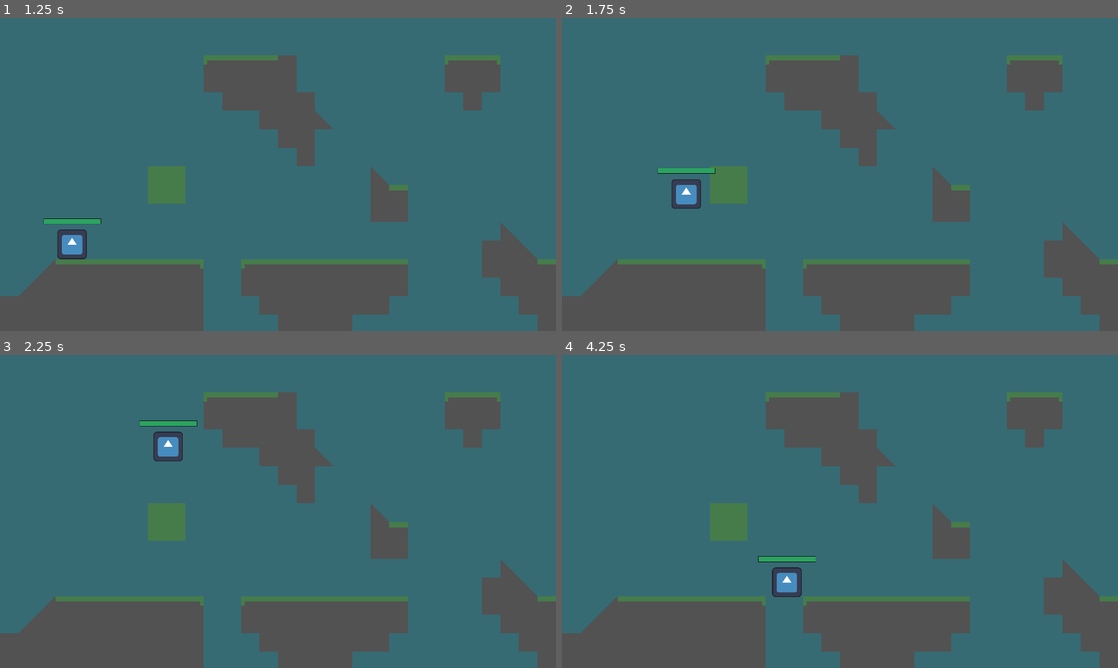
Above: before the commit, frames 1-4 (two rows, left to right).
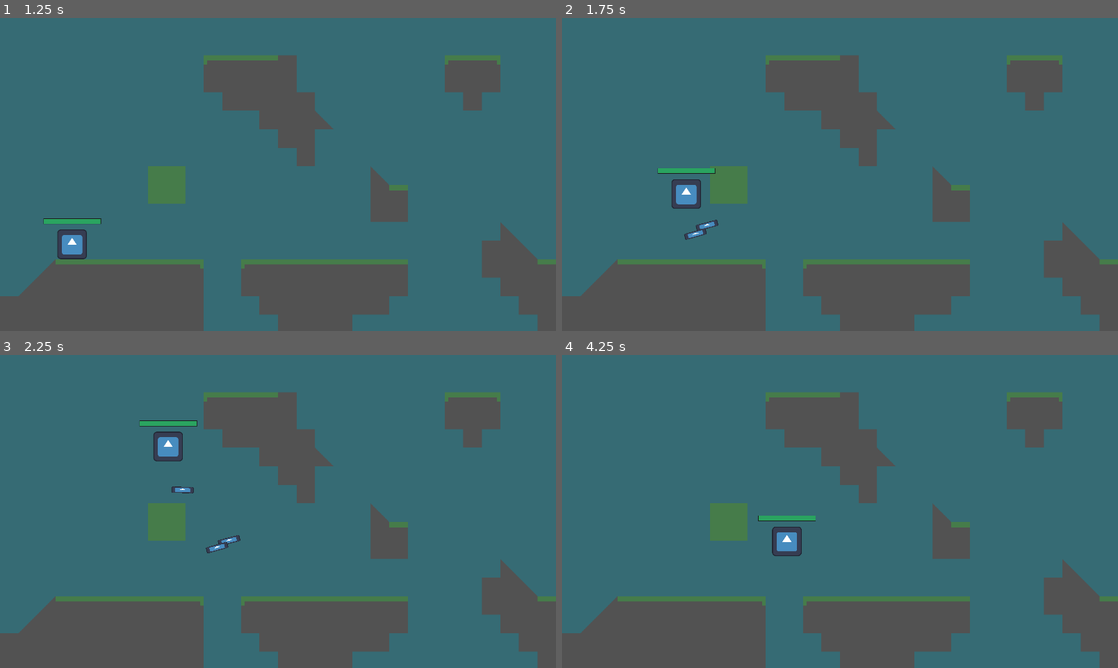
Above: after the commit, the same moments.

Repository: RealityGalaxy/Varis
Game: Godot game, scene res://scenes/menus/main_menu.tscn
The game is run twice, just before and just after one commit, with the same random seed, the same clock (stepped at 60 frames per second) and the same inputs. Before the commit the project starts from res://scenes/main_menu.tscn. The engine's default icon, where the game draws it, is replaced by a stand-in: a white triangle on a blue panel in a dark square.
Inputs (mouse positions are in pixels of both pictures, inside the frame that each line leads up to):
- Up to frame 1 (1.25 s): click "SINGLEPLAYER" at 0.5 s
- Up to frame 2 (1.75 s): tap Enter at 1.25 s; move the mouse to (962, 158) at 1.27 s; press the mouse at (962, 158) at 1.28 s; hold Right (right) from 1.28 s (still down); tap Up (up) at 1.52 s; right-click (962, 158) at 1.55 s
- Up to frame 3 (2.25 s): keep holding Right (right); tap Up (up) at 1.82 s; move the mouse to (166, 527) at 2.02 s; release the mouse at (166, 527) at 2.03 s; right-click (166, 527) at 2.1 s
- Up to frame 4 (4.25 s): tap Up (up) at 2.27, 2.57, 3.77, 4.07 s; tap Q (spell3, bound only after the commit) at 2.3 s; move the mouse to (895, 442) at 2.77 s; release Right (right) at 2.78 s; hold Left (left) 2.78-3.53 s; hold Q (spell3, bound only after the commit) 2.78-3.53 s; tap E (spell4, bound only after the commit) at 3.05, 3.6 s; move the mouse to (812, 574) at 3.52 s; hold Right (right) from 3.53 s (still down); tap R (spell5, bound only after the commit) at 3.8 s

Frame 1 is identical in both runs. In frame 2, 0.2% of the frame differs, in the area x 22-29%, y 64-71%; in frame 3, 0.2%; in frame 4, 1.4%, in the area x 35-46%, y 51-78%.

Commit message:
spell system #1

Diff:
--- a/Varis/project.godot
+++ b/Varis/project.godot
@@ -11,9 +11,14 @@
 [application]
 
 config/name="Varis"
-run/main_scene="res://scenes/main_menu.tscn"
+run/main_scene="res://scenes/menus/main_menu.tscn"
 config/features=PackedStringArray("4.2", "Mobile")
 config/icon="res://icon.svg"
+
+[autoload]
+
+StatManager="*res://scenes/character/StatManager.gd"
+SpellData="*res://scenes/projectiles/SpellData.gd"
 
 [display]
 
@@ -28,6 +33,7 @@
 "deadzone": 0.5,
 "events": [Object(InputEventKey,"resource_local_to_scene":false,"resource_name":"","device":-1,"window_id":0,"alt_press …(194 unchanged characters)…
 , Object(InputEventKey,"resource_local_to_scene":false,"resource_name":"","device":-1,"window_id":0,"alt_pressed":false,"shift_pressed":false,"ctrl_pressed":false,"meta_pressed":false,"pressed":false,"keycode":0,"physical_keycode":87,"key_label":0,"unicode":119,"echo":false,"script":null)
+, Object(InputEventKey,"resource_local_to_scene":false,"resource_name":"","device":-1,"window_id":0,"alt_pressed":false,"shift_pressed":false,"ctrl_pressed":false,"meta_pressed":false,"pressed":false,"keycode":0,"physical_keycode":32,"key_label":0,"unicode":32,"echo":false,"script":null)
 ]
 }
 down={
@@ -53,6 +59,31 @@
 "events": [Object(InputEventKey,"resource_local_to_scene":false,"resource_name":"","device":0,"window_id":0,"alt_presse …(181 unchanged characters)…
 ]
 }
+spell1={
+"deadzone": 0.5,
+"events": [Object(InputEventMouseButton,"resource_local_to_scene":false,"resource_name":"","device":-1,"window_id":0,"alt_pressed":false,"shift_pressed":false,"ctrl_pressed":false,"meta_pressed":false,"button_mask":1,"position":Vector2(432, 17),"global_position":Vector2(436, 58),"factor":1.0,"button_index":1,"canceled":false,"pressed":true,"double_click":false,"script":null)
+]
+}
+spell2={
+"deadzone": 0.5,
+"events": [Object(InputEventMouseButton,"resource_local_to_scene":false,"resource_name":"","device":-1,"window_id":0,"alt_pressed":false,"shift_pressed":false,"ctrl_pressed":false,"meta_pressed":false,"button_mask":2,"position":Vector2(235, 7),"global_position":Vector2(239, 48),"factor":1.0,"button_index":2,"canceled":false,"pressed":true,"double_click":false,"script":null)
+]
+}
+spell3={
+"deadzone": 0.5,
+"events": [Object(InputEventKey,"resource_local_to_scene":false,"resource_name":"","device":-1,"window_id":0,"alt_pressed":false,"shift_pressed":false,"ctrl_pressed":false,"meta_pressed":false,"pressed":false,"keycode":0,"physical_keycode":81,"key_label":0,"unicode":113,"echo":false,"script":null)
+]
+}
+spell4={
+"deadzone": 0.5,
+"events": [Object(InputEventKey,"resource_local_to_scene":false,"resource_name":"","device":-1,"window_id":0,"alt_pressed":false,"shift_pressed":false,"ctrl_pressed":false,"meta_pressed":false,"pressed":false,"keycode":0,"physical_keycode":69,"key_label":0,"unicode":101,"echo":false,"script":null)
+]
+}
+spell5={
+"deadzone": 0.5,
+"events": [Object(InputEventKey,"resource_local_to_scene":false,"resource_name":"","device":-1,"window_id":0,"alt_pressed":false,"shift_pressed":false,"ctrl_pressed":false,"meta_pressed":false,"pressed":false,"keycode":0,"physical_keycode":82,"key_label":0,"unicode":114,"echo":false,"script":null)
+]
+}
 
 [rendering]
 
--- /dev/null
+++ b/Varis/scenes/character/Character.gd
@@ -0,0 +1,120 @@
+extends CharacterBody2D
+
+class_name PlayerChar
+
+signal use_spell(spell: String, player: int, position: Vector2, mouse_position: Vector2)
+
+signal health_changed(new_health)
+signal max_health_changed(new_max_health)
+
+@export var player_num: int = 1
+var speed: int = 400
+var jump_speed: int = -1000
+var double_jump_speed: int = -700
+var jumps_left: int = 2
+var gravity = 2000
+var vel: Vector2 = Vector2.ZERO
+@onready var healthbar = $Healthbar
+
+func _ready():
+	var stats = StatManager.get_player_stats(player_num)
+	healthbar._init_healthbar(stats.current_health, stats.max_health)
+
+
+func get_input():
+	var spells = StatManager.get_player_stats(player_num).spells
+	vel.x = 0
+	if Input.is_action_pressed("right"):
+		vel.x += speed
+	if Input.is_action_pressed("left"):
+		vel.x -= speed
+	if Input.is_action_pressed("spell1"):
+		if($Cooldowns/CD1.is_stopped() && spells[0]):
+			$Cooldowns/CD1.start(SpellData.Spells[spells[0]].cooldown)
+			use_spell.emit(spells[0], player_num, position, get_global_mouse_position())
+	if Input.is_action_pressed("spell2"):
+		if($Cooldowns/CD1.is_stopped() && spells[1]):
+			$Cooldowns/CD1.start(SpellData.Spells[spells[1]].cooldown)
+			use_spell.emit(spells[1], player_num, position, get_global_mouse_position())
+	if Input.is_action_pressed("spell3"):
+		if($Cooldowns/CD1.is_stopped() && spells[2]):
+			$Cooldowns/CD1.start(SpellData.Spells[spells[2]].cooldown)
+			use_spell.emit(spells[2], player_num, position, get_global_mouse_position())
+	if Input.is_action_pressed("spell4"):
+		if($Cooldowns/CD1.is_stopped() && spells[3]):
+			$Cooldowns/CD1.start(SpellData.Spells[spells[3]].cooldown)
+			use_spell.emit(spells[3], player_num, position, get_global_mouse_position())
+	if Input.is_action_pressed("spell5"):
+		if($Cooldowns/CD1.is_stopped() && spells[4]):
+			$Cooldowns/CD1.start(SpellData.Spells[spells[4]].cooldown)
+			use_spell.emit(spells[4], player_num, position, get_global_mouse_position())
+
+func _physics_process(delta):
+	if !is_multiplayer_authority():
+		return
+
+	get_input()
+
+	if is_on_floor() or is_on_ceiling():
+		jumps_left = 2 if is_on_floor() else jumps_left
+		vel.y = 0
+
+	vel.y += gravity * delta
+	if Input.is_action_just_pressed("up"):
+		if is_on_floor():
+			jumps_left -= 1
+			vel.y = jump_speed
+		elif jumps_left > 0:
+			jumps_left -= 2
+
+			if vel.y < double_jump_speed:
+				vel.y -= abs(double_jump_speed) / (abs(vel.y)+4000) * abs(double_jump_speed)
+			else:
+				vel.y += double_jump_speed
+				vel.y = clamp(vel.y, jump_speed, double_jump_speed)
+
+	velocity = vel
+	move_and_slide()
+
+func take_damage(damage):
+	var stats = StatManager.get_player_stats(player_num)
+	# so that damage reduction would go from 1 to 2 :shrug:
+	var actual_damage = damage * (2 - stats.damage_reduction)
+	if actual_damage > 0:
+		stats.current_health -= actual_damage
+		emit_signal("health_changed", stats.current_health)
+		if stats.current_health < 0:
+			stats.current_health = 0
+	StatManager.set_player_stats(player_num, stats)
+
+func increase_damage(amount):
+	var stats = StatManager.get_player_stats(player_num)
+	stats.damage_multiplier += amount
+	StatManager.set_player_stats(player_num, stats)
+
+func increase_reduction(amount):
+	var stats = StatManager.get_player_stats(player_num)
+	stats.damage_reduction += amount
+	StatManager.set_player_stats(player_num, stats)
+
+func increase_speed(amount):
+	var stats = StatManager.get_player_stats(player_num)
+	stats.speed_multiplier += amount
+	StatManager.set_player_stats(player_num, stats)
+
+func increase_cooldown(amount):
+	var stats = StatManager.get_player_stats(player_num)
+	stats.cooldown_reduction += amount
+	StatManager.set_player_stats(player_num, stats)
+
+func increase_max_health(amount):
+	var stats = StatManager.get_player_stats(player_num)
+	stats.max_health += amount
+	emit_signal("max_health_changed", stats.max_health)
+	StatManager.set_player_stats(player_num, stats)
+
+func heal(amount):
+	var stats = StatManager.get_player_stats(player_num)
+	stats.current_health = clamp(stats.current_health + amount, 0, stats.max_health)
+	emit_signal("health_changed", stats.current_health)
+	StatManager.set_player_stats(player_num, stats)
--- /dev/null
+++ b/Varis/scenes/character/ProjectileSpawner.gd
@@ -0,0 +1,12 @@
+extends MultiplayerSpawner
+
+
+# Called when the node enters the scene tree for the first time.
+func _init():
+	spawn_function = _spawn_spell
+
+
+# Called every frame. 'delta' is the elapsed time since the previous frame.
+func _spawn_spell(data):
+	var spell = load(data).instantiate()
+	return spell
--- /dev/null
+++ b/Varis/scenes/character/SpellManager.gd
@@ -0,0 +1,16 @@
+extends Node2D
+
+func on_spell_fire(spell: String, player: int, pos: Vector2, mouse_position: Vector2):
+	match spell:
+		'basic':
+			fire_basic(pos, mouse_position, player)
+		_:
+			print('weird shit happened : '+spell)
+
+func fire_basic(pos: Vector2, mouse_position: Vector2, player_num: int):
+	var basic_scene: PackedScene = preload("res://scenes/projectiles/projectile.tscn")
+	var basic = $MultiplayerSpawner.spawn("res://scenes/projectiles/projectile.tscn")
+
+	basic.position = pos
+	basic.player = player_num
+	basic.look_at(mouse_position)
--- /dev/null
+++ b/Varis/scenes/character/SpellManager.tscn
@@ -0,0 +1,13 @@
+[gd_scene load_steps=3 format=3 uid="uid://ynsikejtex8b"]
+
+[ext_resource type="Script" path="res://scenes/character/SpellManager.gd" id="1_iaqmx"]
+[ext_resource type="Script" path="res://scenes/character/ProjectileSpawner.gd" id="2_jilii"]
+
+[node name="SpellManager" type="Node2D"]
+script = ExtResource("1_iaqmx")
+
+[node name="Projectiles" type="Node2D" parent="."]
+
+[node name="MultiplayerSpawner" type="MultiplayerSpawner" parent="."]
+spawn_path = NodePath("../Projectiles")
+script = ExtResource("2_jilii")
--- /dev/null
+++ b/Varis/scenes/character/StatManager.gd
@@ -0,0 +1,13 @@
+extends Node
+
+var players = []
+
+func add_player(num: int):
+	var stats: Stats = Stats.new()
+	players.push_back(stats)
+
+func get_player_stats(player_num: int) -> Stats:
+	return players[player_num-1]
+
+func set_player_stats(player_num: int, stats: Stats):
+	players[player_num-1] = stats
--- /dev/null
+++ b/Varis/scenes/character/Stats.gd
@@ -0,0 +1,10 @@
+extends Resource
+class_name Stats
+
+var max_health : int = 100
+var current_health : int = 100
+var damage_multiplier : float = 1
+var damage_reduction : float = 1
+var speed_multiplier : float = 1
+var cooldown_reduction : float = 1
+var spells = ["basic", null, null, null, null]
--- a/Varis/scenes/char.tscn
+++ b/Varis/scenes/character/char.tscn
@@ -1,8 +1,8 @@
 [gd_scene load_steps=6 format=3 uid="uid://cubitxapsm3h1"]
 
 [ext_resource type="Texture2D" uid="uid://c380wvdmmtcf2" path="res://icon.svg" id="2_fjpeu"]
-[ext_resource type="Script" path="res://scripts/Character.gd" id="2_iyq3v"]
-[ext_resource type="PackedScene" uid="uid://17oana8owvic" path="res://scenes/healthbar.tscn" id="2_vik5t"]
+[ext_resource type="Script" path="res://scenes/character/Character.gd" id="2_iyq3v"]
+[ext_resource type="PackedScene" uid="uid://17oana8owvic" path="res://scenes/character/healthbar.tscn" id="2_vik5t"]
 
 [sub_resource type="RectangleShape2D" id="RectangleShape2D_uou4y"]
 size = Vector2(127, 128)
@@ -32,3 +32,23 @@
 
 [node name="MultiplayerSynchronizer" type="MultiplayerSynchronizer" parent="."]
 replication_config = SubResource("SceneReplicationConfig_eqrt6")
+
+[node name="Cooldowns" type="Node2D" parent="."]
+
+[node name="CD1" type="Timer" parent="Cooldowns"]
+one_shot = true
+
+[node name="CD2" type="Timer" parent="Cooldowns"]
+one_shot = true
+
+[node name="CD3" type="Timer" parent="Cooldowns"]
+one_shot = true
+
+[node name="CD4" type="Timer" parent="Cooldowns"]
+one_shot = true
+
+[node name="CD5" type="Timer" parent="Cooldowns"]
+one_shot = true
+
+[connection signal="health_changed" from="." to="Healthbar" method="_set_health"]
+[connection signal="max_health_changed" from="." to="Healthbar" method="_set_max_health"]
--- a/Varis/scenes/healthbar.tscn
+++ b/Varis/scenes/character/healthbar.tscn
@@ -1,6 +1,6 @@
 [gd_scene load_steps=6 format=3 uid="uid://17oana8owvic"]
 
-[ext_resource type="Script" path="res://scripts/healthbar.gd" id="1_1vlpt"]
+[ext_resource type="Script" path="res://scenes/character/healthbar.gd" id="1_1vlpt"]
 
 [sub_resource type="StyleBoxEmpty" id="StyleBoxEmpty_vpocq"]
 
--- a/Varis/scenes/deathzone.tscn
+++ b/Varis/scenes/level/deathzone.tscn
@@ -1,6 +1,6 @@
 [gd_scene load_steps=3 format=3 uid="uid://4r48f8lttmp"]
 
-[ext_resource type="Script" path="res://scripts/deathzone.gd" id="1_bm6hd"]
+[ext_resource type="Script" path="res://scenes/level/deathzone.gd" id="1_bm6hd"]
 
 [sub_resource type="RectangleShape2D" id="RectangleShape2D_85sq0"]
 
--- a/Varis/scenes/level.tscn
+++ b/Varis/scenes/level/level.tscn
@@ -1,12 +1,13 @@
-[gd_scene load_steps=7 format=3 uid="uid://cgw6rfirr30ks"]
+[gd_scene load_steps=8 format=3 uid="uid://cgw6rfirr30ks"]
 
-[ext_resource type="Texture2D" uid="uid://hb5qw0s3eac2" path="res://graphics/terrain/tilemaps/GrassTilemap.png" id="1_jefxm"]
-[ext_resource type="PackedScene" uid="uid://cubitxapsm3h1" path="res://scenes/char.tscn" id="2_7accs"]
-[ext_resource type="Script" path="res://scripts/MultiplayerSpawner.gd" id="3_lyedi"]
-[ext_resource type="PackedScene" uid="uid://4r48f8lttmp" path="res://scenes/deathzone.tscn" id="3_ulx4w"]
+[ext_resource type="Texture2D" uid="uid://hb5qw0s3eac2" path="res://graphics/terrain/tilemaps/GrassTilemap.png" id="1_qesyg"]
+[ext_resource type="PackedScene" uid="uid://ynsikejtex8b" path="res://scenes/character/SpellManager.tscn" id="1_xxy83"]
+[ext_resource type="PackedScene" uid="uid://4r48f8lttmp" path="res://scenes/level/deathzone.tscn" id="2_xw1hr"]
+[ext_resource type="Script" path="res://scenes/multiplayer/MultiplayerSpawner.gd" id="3_bo8on"]
+[ext_resource type="PackedScene" uid="uid://cubitxapsm3h1" path="res://scenes/character/char.tscn" id="4_hlpcm"]
 
 [sub_resource type="TileSetAtlasSource" id="TileSetAtlasSource_rfgjm"]
-texture = ExtResource("1_jefxm")
+texture = ExtResource("1_qesyg")
 texture_region_size = Vector2i(64, 64)
 0:0/0 = 0
 0:0/0/physics_layer_0/linear_velocity = Vector2(0, 0)
@@ -44,20 +45,22 @@
 
 [node name="Level" type="Node2D"]
 
+[node name="SpellManager" parent="." instance=ExtResource("1_xxy83")]
+
 [node name="TileMap" type="TileMap" parent="."]
 tile_set = SubResource("TileSet_ie8pg")
 format = 2
 layer_0/tile_data = PackedInt32Array(524296, 131072, 1, 589832, 131072, 1, 524297, 131072, 1, 589833, 131072, 1, 851970 …(1773 unchanged characters)…
 
-[node name="Deathzone" parent="." instance=ExtResource("3_ulx4w")]
+[node name="Deathzone" parent="." instance=ExtResource("2_xw1hr")]
 position = Vector2(921, 1286)
 scale = Vector2(130, 4)
 
-[node name="Deathzone2" parent="." instance=ExtResource("3_ulx4w")]
+[node name="Deathzone2" parent="." instance=ExtResource("2_xw1hr")]
 position = Vector2(-477, 225)
 scale = Vector2(10, 110)
 
-[node name="Deathzone3" parent="." instance=ExtResource("3_ulx4w")]
+[node name="Deathzone3" parent="." instance=ExtResource("2_xw1hr")]
 position = Vector2(2326, 225)
 scale = Vector2(10, 110)
 
@@ -77,5 +80,5 @@
 
 [node name="MultiplayerSpawner" type="MultiplayerSpawner" parent="."]
 spawn_path = NodePath(".")
-script = ExtResource("3_lyedi")
-playerScene = ExtResource("2_7accs")
+script = ExtResource("3_bo8on")
+playerScene = ExtResource("4_hlpcm")
--- a/Varis/scripts/main_menu.gd
+++ b/Varis/scenes/menus/main_menu.gd
@@ -1,10 +1,10 @@
 extends Control
 
 func _on_singleplayer_pressed():
-	get_tree().change_scene_to_file("res://scenes/level.tscn")
+	get_tree().change_scene_to_file("res://scenes/level/level.tscn")
 
 func _on_multiplayer_pressed():
-	get_tree().change_scene_to_file("res://scenes/multiplayerScreen.tscn")
+	get_tree().change_scene_to_file("res://scenes/multiplayer/multiplayerScreen.tscn")
 
 func _on_settings_pressed():
 	pass # Replace with function body.
--- a/Varis/scenes/main_menu.tscn
+++ b/Varis/scenes/menus/main_menu.tscn
@@ -1,7 +1,7 @@
 [gd_scene load_steps=3 format=3 uid="uid://crdel4dbytuuo"]
 
-[ext_resource type="Script" path="res://scripts/main_menu.gd" id="1_0fplc"]
-[ext_resource type="Texture2D" uid="uid://crdip2y5gklpt" path="res://graphics/placeholder/tile_0014.png" id="1_55mwp"]
+[ext_resource type="Script" path="res://scenes/menus/main_menu.gd" id="1_ae0lv"]
+[ext_resource type="Texture2D" uid="uid://crdip2y5gklpt" path="res://graphics/placeholder/tile_0014.png" id="2_v05f5"]
 
 [node name="Main_Menu" type="Control"]
 layout_mode = 3
@@ -10,7 +10,7 @@
 anchor_bottom = 1.0
 grow_horizontal = 2
 grow_vertical = 2
-script = ExtResource("1_0fplc")
+script = ExtResource("1_ae0lv")
 
 [node name="Background" type="TextureRect" parent="."]
 layout_mode = 1
--- a/Varis/scripts/MultiplayerSpawner.gd
+++ b/Varis/scenes/multiplayer/MultiplayerSpawner.gd
@@ -18,6 +18,8 @@
 	var player = playerScene.instantiate()
 
 	player.set_multiplayer_authority(data)
+	StatManager.add_player(player.player_num)
+	player.use_spell.connect(get_node("../SpellManager").on_spell_fire)
 	players[data] = player
 
 	for spawnpoint in get_tree().get_nodes_in_group("PlayerSpawnPoint"):
@@ -25,6 +27,8 @@
 			player.position = spawnpoint.position
 	index += 1;
 
+	player.player_num = index;
+
 	return player
 
 func removePlayer(data):
--- a/Varis/scripts/multiplayerScreen.gd
+++ b/Varis/scenes/multiplayer/multiplayerScreen.gd
@@ -19,7 +19,7 @@
 func _on_host_pressed():
 	peer.create_lobby(SteamMultiplayerPeer.LOBBY_TYPE_PUBLIC)
 	multiplayer.multiplayer_peer = peer
-	multiplayerSpawner.spawn("res://scenes/level.tscn")
+	multiplayerSpawner.spawn("res://scenes/level/level.tscn")
 	$Background.queue_free()
 	$MarginContainer.queue_free()
 
@@ -71,7 +71,7 @@
 func _input(event):
 		if Input.is_action_just_pressed("esc"):
 			Steam.deleteLobbyData(lobby_id, "name")
-			get_tree().change_scene_to_file("res://scenes/main_menu.tscn")
+			get_tree().change_scene_to_file("res://scenes/menus/main_menu.tscn")
 
 func _on_back_pressed():
-	get_tree().change_scene_to_file("res://scenes/main_menu.tscn")
+	get_tree().change_scene_to_file("res://scenes/menus/main_menu.tscn")
--- a/Varis/scenes/multiplayerScreen.tscn
+++ b/Varis/scenes/multiplayer/multiplayerScreen.tscn
@@ -1,8 +1,8 @@
 [gd_scene load_steps=4 format=3 uid="uid://be6txqjmunieg"]
 
-[ext_resource type="Script" path="res://scripts/multiplayerScreen.gd" id="1_raoo1"]
+[ext_resource type="Script" path="res://scenes/multiplayer/multiplayerScreen.gd" id="1_raoo1"]
 [ext_resource type="Texture2D" uid="uid://crdip2y5gklpt" path="res://graphics/placeholder/tile_0014.png" id="2_brpcw"]
-[ext_resource type="Script" path="res://scripts/Steam.gd" id="3_7ujq4"]
+[ext_resource type="Script" path="res://scenes/multiplayer/Steam.gd" id="3_7ujq4"]
 
 [node name="multiplayerScreen" type="Node2D"]
 script = ExtResource("1_raoo1")
--- a/Varis/scenes/projectile.tscn
+++ /dev/null
@@ -1,19 +0,0 @@
-[gd_scene load_steps=4 format=3 uid="uid://dywddbq0vxwmx"]
-
-[ext_resource type="Script" path="res://scripts/Projectile.gd" id="1_13q56"]
-[ext_resource type="Texture2D" uid="uid://c380wvdmmtcf2" path="res://icon.svg" id="2_f0vah"]
-
-[sub_resource type="RectangleShape2D" id="RectangleShape2D_h0u77"]
-size = Vector2(78, 22)
-
-[node name="Projectile" type="Area2D"]
-script = ExtResource("1_13q56")
-
-[node name="Sprite2D" type="Sprite2D" parent="."]
-scale = Vector2(0.601563, 0.167969)
-texture = ExtResource("2_f0vah")
-
-[node name="CollisionShape2D" type="CollisionShape2D" parent="."]
-shape = SubResource("RectangleShape2D_h0u77")
-
-[connection signal="body_entered" from="." to="." method="_on_body_entered"]
--- /dev/null
+++ b/Varis/scenes/projectiles/Projectile.gd
@@ -0,0 +1,13 @@
+extends Area2D
+
+@export var travel_speed = 600
+@export var damage = 10
+var player = -1
+
+
+func _physics_process(delta):
+	position += transform.x * travel_speed * delta
+
+func _on_body_entered(body):
+	if (body is PlayerChar and body.player_num != player) or not body is PlayerChar:
+		queue_free()
--- /dev/null
+++ b/Varis/scenes/projectiles/SpellData.gd
@@ -0,0 +1,16 @@
+extends Node
+
+var Spells = {
+	"basic":new_spell("basic", 0.2, "res://scenes/projectiles/projectile.tscn"),
+	"basic_earth":new_spell("basic_earth", 0.2, "res://scenes/projectiles/projectile.tscn"),
+	"basic_air":new_spell("basic_air", 0.4, "res://scenes/projectiles/projectile.tscn"),
+	"basic_fire":new_spell("basic_fire", 1, "res://scenes/projectiles/projectile.tscn"),
+	"basic_water":new_spell("basic_water", 0.5, "res://scenes/projectiles/projectile.tscn"),
+}
+
+func new_spell(name: String, cooldown: float, spell_file: String):
+	var spell: Spell = Spell.new()
+	spell.spell_name = name
+	spell.cooldown = cooldown
+	spell.spell_file = spell_file
+	return spell
--- /dev/null
+++ b/Varis/scenes/projectiles/projectile.tscn
@@ -0,0 +1,30 @@
+[gd_scene load_steps=5 format=3 uid="uid://dywddbq0vxwmx"]
+
+[ext_resource type="Script" path="res://scenes/projectiles/Projectile.gd" id="1_13q56"]
+[ext_resource type="Texture2D" uid="uid://c380wvdmmtcf2" path="res://icon.svg" id="2_f0vah"]
+
+[sub_resource type="RectangleShape2D" id="RectangleShape2D_h0u77"]
+size = Vector2(78, 22)
+
+[sub_resource type="SceneReplicationConfig" id="SceneReplicationConfig_j6u0s"]
+properties/0/path = NodePath(".:position")
+properties/0/spawn = true
+properties/0/replication_mode = 1
+properties/1/path = NodePath(".:rotation")
+properties/1/spawn = true
+properties/1/replication_mode = 1
+
+[node name="Projectile" type="Area2D"]
+script = ExtResource("1_13q56")
+
+[node name="Sprite2D" type="Sprite2D" parent="."]
+scale = Vector2(0.601563, 0.167969)
+texture = ExtResource("2_f0vah")
+
+[node name="CollisionShape2D" type="CollisionShape2D" parent="."]
+shape = SubResource("RectangleShape2D_h0u77")
+
+[node name="MultiplayerSynchronizer" type="MultiplayerSynchronizer" parent="."]
+replication_config = SubResource("SceneReplicationConfig_j6u0s")
+
+[connection signal="body_entered" from="." to="." method="_on_body_entered"]
--- /dev/null
+++ b/Varis/scenes/projectiles/spell.gd
@@ -0,0 +1,6 @@
+extends Resource
+class_name Spell
+
+var spell_name: String
+var cooldown: float
+var spell_file: String
--- a/Varis/scripts/Character.gd
+++ /dev/null
@@ -1,51 +0,0 @@
-extends CharacterBody2D
-
-var speed: int = 400
-var jump_speed: int = -1000
-var double_jump_speed: int = -700
-var jumps_left: int = 2
-var gravity = 2000
-var vel: Vector2 = Vector2.ZERO
-var stats : StatsManager
-@onready var healthbar = $Healthbar
-
-func _ready():
-	stats = StatsManager.new()
-	healthbar._init_healthbar(stats.current_health, stats.max_health)
-	stats.health_changed.connect(healthbar._set_health)
-	stats.max_health_changed.connect(healthbar._set_max_health)
-
-
-func get_input():
-	vel.x = 0
-	if Input.is_action_pressed("right"):
-		vel.x += speed
-	if Input.is_action_pressed("left"):
-		vel.x -= speed
-
-func _physics_process(delta):
-	if !is_multiplayer_authority():
-		return
-
-	get_input()
-
-	if is_on_floor() or is_on_ceiling():
-		jumps_left = 2 if is_on_floor() else 0
-		vel.y = 0
-
-	vel.y += gravity * delta
-	if Input.is_action_just_pressed("up"):
-		if is_on_floor():
-			jumps_left -= 1
-			vel.y = jump_speed
-		elif jumps_left > 0:
-			jumps_left -= 1
-
-			if vel.y < double_jump_speed:
-				vel.y -= abs(double_jump_speed) / (abs(vel.y)+4000) * abs(double_jump_speed)
-			else:
-				vel.y += double_jump_speed
-				vel.y = clamp(vel.y, jump_speed, double_jump_speed)
-
-	velocity = vel
-	move_and_slide()
--- a/Varis/scripts/Projectile.gd
+++ /dev/null
@@ -1,13 +0,0 @@
-extends Area2D
-
-@export var TRAVEL_SPEED = 600
-@export var DAMAGE = 10
-
-
-func _physics_process(delta):
-	position += transform.x * TRAVEL_SPEED * delta
-
-func _on_body_entered(body):
-	# fill with logic to damage/kill enemies
-
-	queue_free()
--- a/Varis/scripts/StatsManager.gd
+++ /dev/null
@@ -1,41 +0,0 @@
-extends Resource
-class_name StatsManager
-
-signal health_changed(new_health)
-signal max_health_changed(new_max_health)
-
-var max_health : int = 100
-var current_health : int = 100
-var damage_multiplier : float = 1
-var damage_reduction : float = 1
-var speed_multiplier : float = 1
-var cooldown_reduction : float = 1
-
-func take_damage(damage):
-	# so that damage reduction would go from 1 to 2 :shrug:
-	var actual_damage = damage * (2 - damage_reduction)
-	if actual_damage > 0:
-		current_health -= actual_damage
-		emit_signal("health_changed", current_health)
-		if current_health < 0:
-			current_health = 0
-
-func increase_damage(amount):
-	damage_multiplier += amount
-
-func increase_reduction(amount):
-	damage_reduction += amount
-
-func increase_speed(amount):
-	speed_multiplier += amount
-
-func increase_cooldown(amount):
-	cooldown_reduction += amount
-
-func increase_max_health(amount):
-	max_health += amount
-	emit_signal("max_health_changed", max_health)
-
-func heal(amount):
-	current_health = clamp(current_health + amount, 0, max_health)
-	emit_signal("health_changed", current_health)
Renamed: Varis/scripts/healthbar.gd -> Varis/scenes/character/healthbar.gd
Renamed: Varis/scripts/deathzone.gd -> Varis/scenes/level/deathzone.gd
Renamed: Varis/scenes/platform.tscn -> Varis/scenes/level/platform.tscn
Not shown: 1 places in Varis/scenes/menus/main_menu.tscn that only renumber resources
Renamed: Varis/scripts/Steam.gd -> Varis/scenes/multiplayer/Steam.gd
